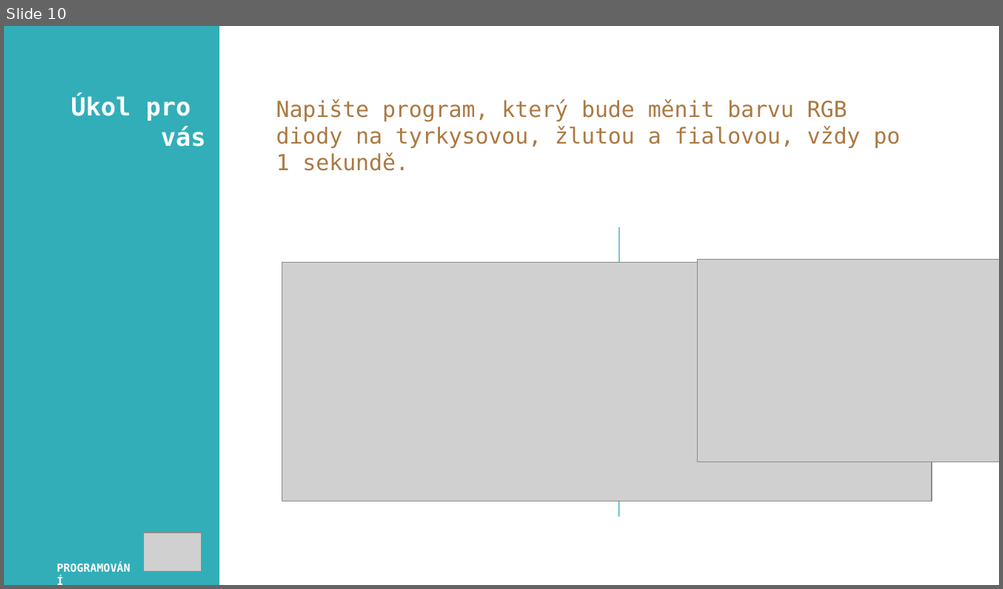
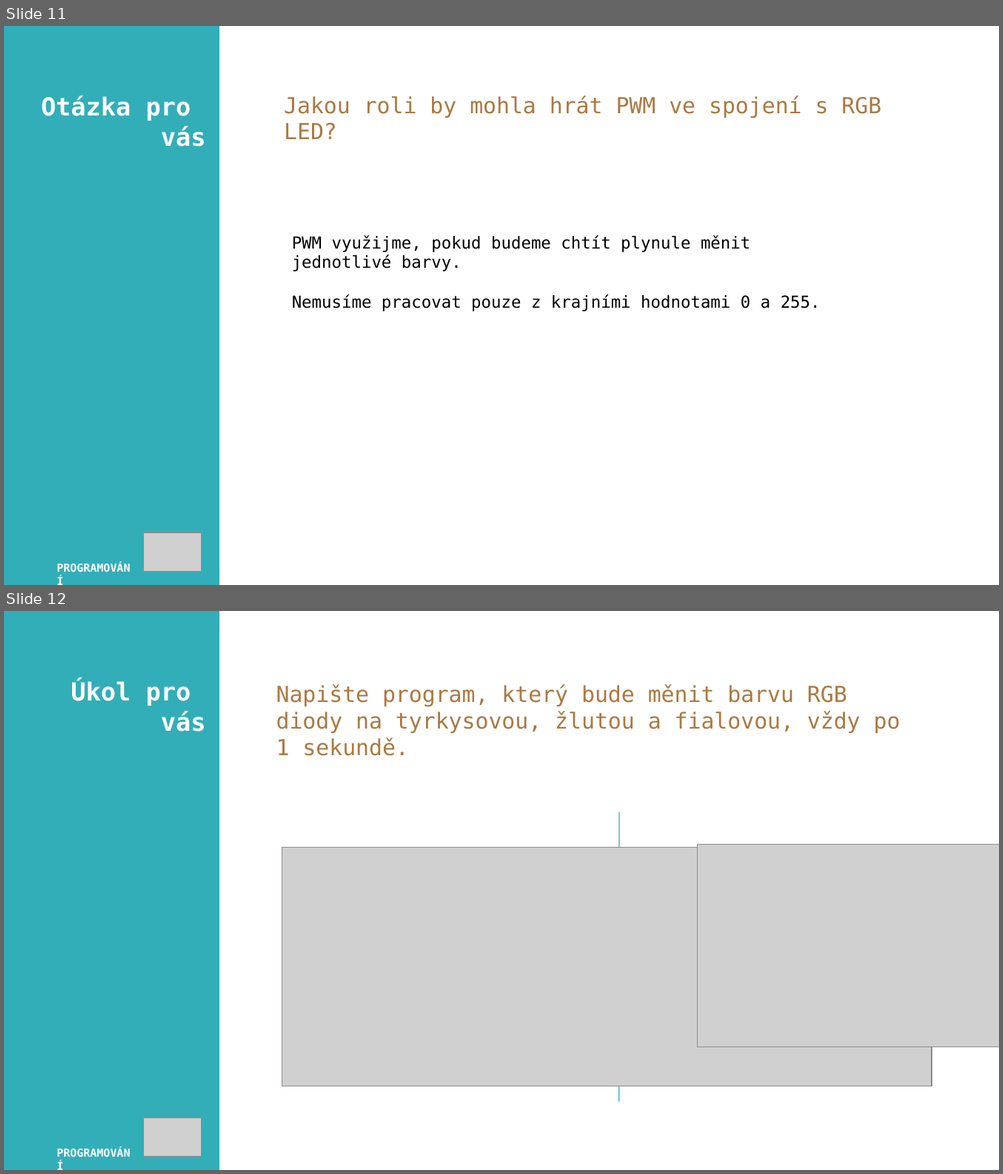
Before and after one commit to JanPrsala/PRIM, a slide deck: Experiments/Arduino/04_RGB_LED/ppt/01_rgb.pptx. Shown one above the other, each under a label of ours: slide 10 before the commit, slides 11 and 12 after it. The pictures are 1003x589 and 1003x1174 pixels, drawn with LibreOffice and Linux fonts; fonts in the diff are those of the drawing; grey boxes stand for pictures. Boxes give left, top, right and bottom in pixels: in the first picture for what was removed or moved away, otherwise in the second. Text is boxed around its words. In the diff, an @@ line names an element or a change of style, - is before the commit and + after.

```diff
--- a/Experiments/Arduino/04_RGB_LED/ppt/01_rgb.pptx
+++ b/Experiments/Arduino/04_RGB_LED/ppt/01_rgb.pptx
@@ slide 11 added at bbox=[4, 26, 999, 585], background #FFFFFF @@
@@ rectangle added at bbox=[4, 26, 219, 585], fill #32AEB8 @@
@@ text added at bbox=[41, 96, 206, 147], 18 pt, text #FFFFFF, bold @@
+Otázka pro
+vás
@@ text added at bbox=[284, 96, 881, 139], 16 pt, text #AB7942 @@
+Jakou roli by mohla hrát PWM ve spojení s RGB LED?
@@ text added at bbox=[292, 235, 820, 312], 12 pt, text #000000 @@
+PWM využijme, pokud budeme chtít plynule měnit jednotlivé barvy.
+Nemusíme pracovat pouze z krajními hodnotami 0 a 255.
@@ picture added at bbox=[143, 533, 201, 572] @@
@@ text added at bbox=[47, 556, 146, 580], 8 pt, text #FFFFFF, bold @@
+PROGRAMOVÁNÍ
@@ what was slide 10 is now slide 12 @@
```
Also in this commit, not shown: 1 slide changed, 1 other slide added, 27 other files.
